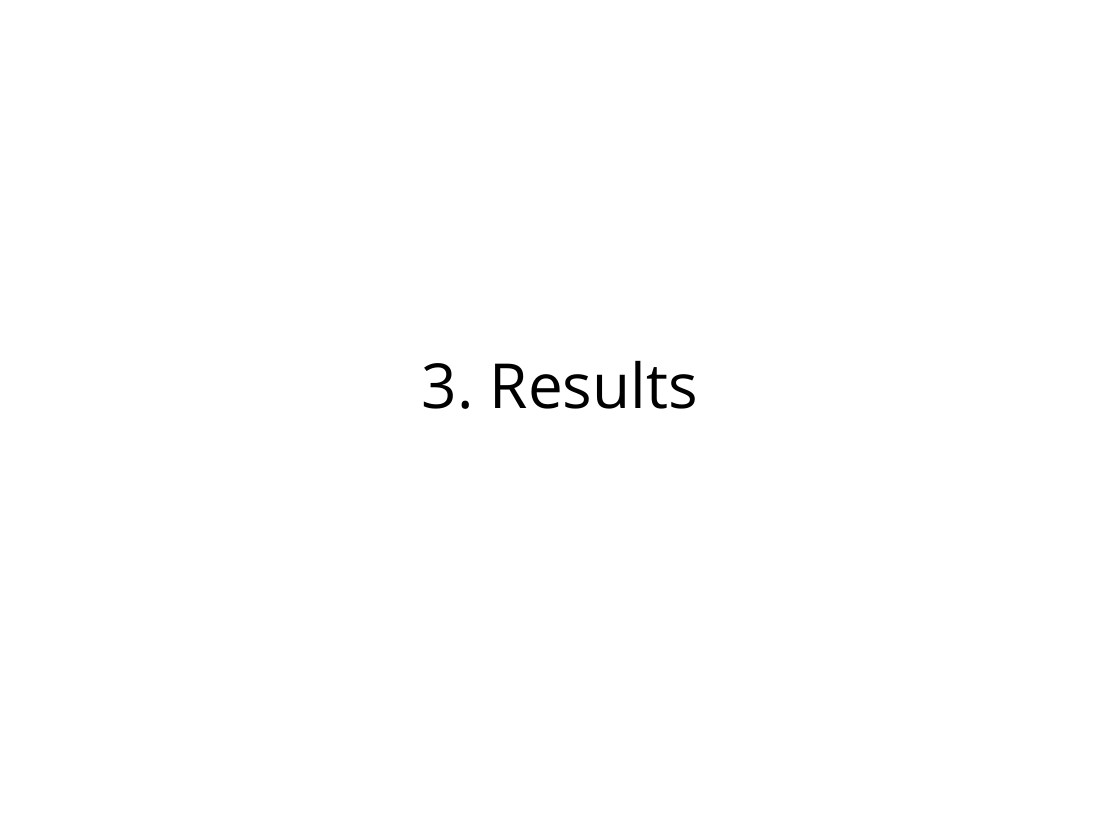
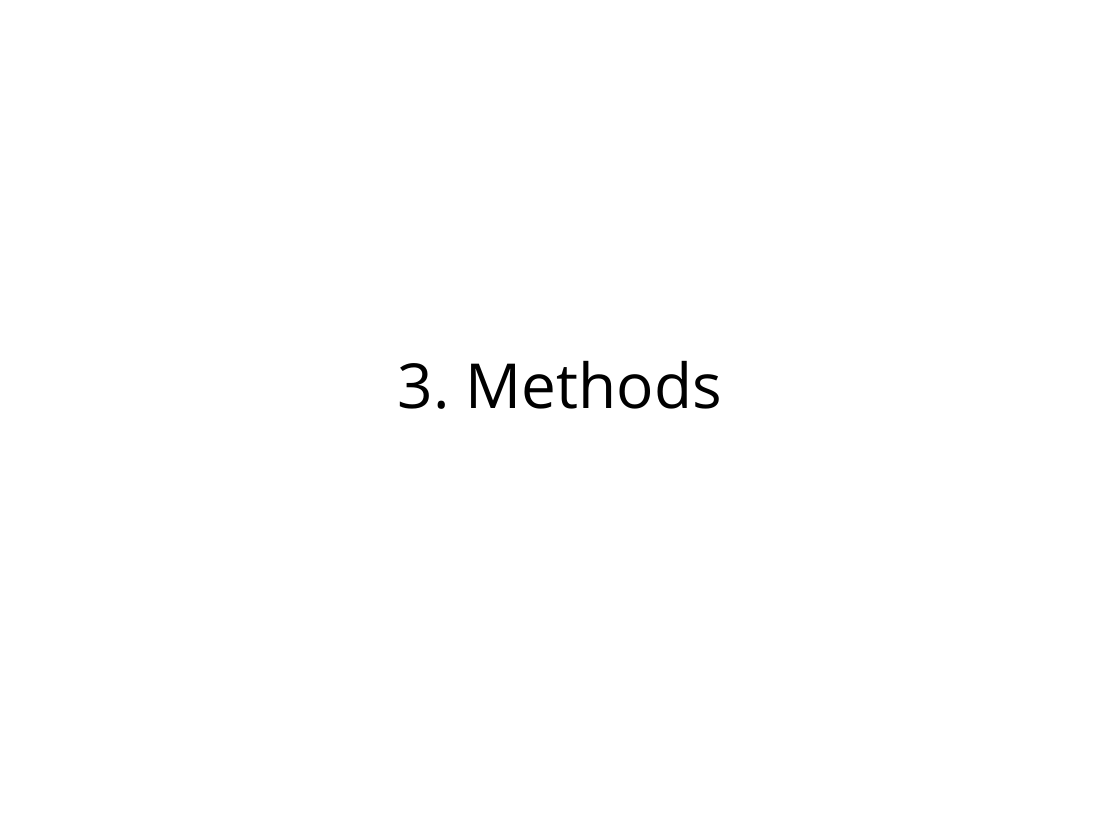
Before and after one commit to jlehtoma/validityms, a slide deck: slide 16 of reports/validity_ms_outline.ppt (slide 23 before the commit). Drawn at 1120x840 pixels with LibreOffice and Linux fonts; fonts in the diff are those of the drawing. Boxes give left, top, right and bottom in pixels: in the first picture for what was removed or moved away, otherwise in the second. Text is boxed around its words. In the diff, an @@ line names an element or a change of style, - is before the commit and + after.

```diff
--- a/reports/validity_ms_outline.ppt
+++ b/reports/validity_ms_outline.ppt
@@ text at <box>398,360,722,409</box>: text changed @@
-3. Results
+3. Methods
```
Also in this commit, not shown: 18 other slides changed, 2 slides added, 1 other file.
